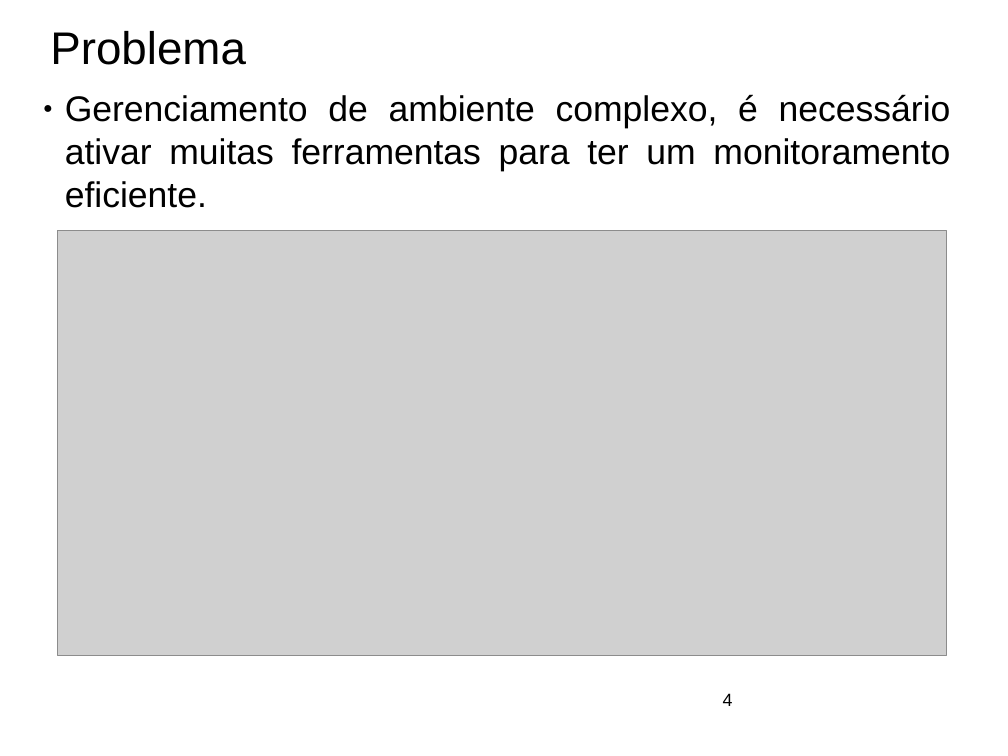
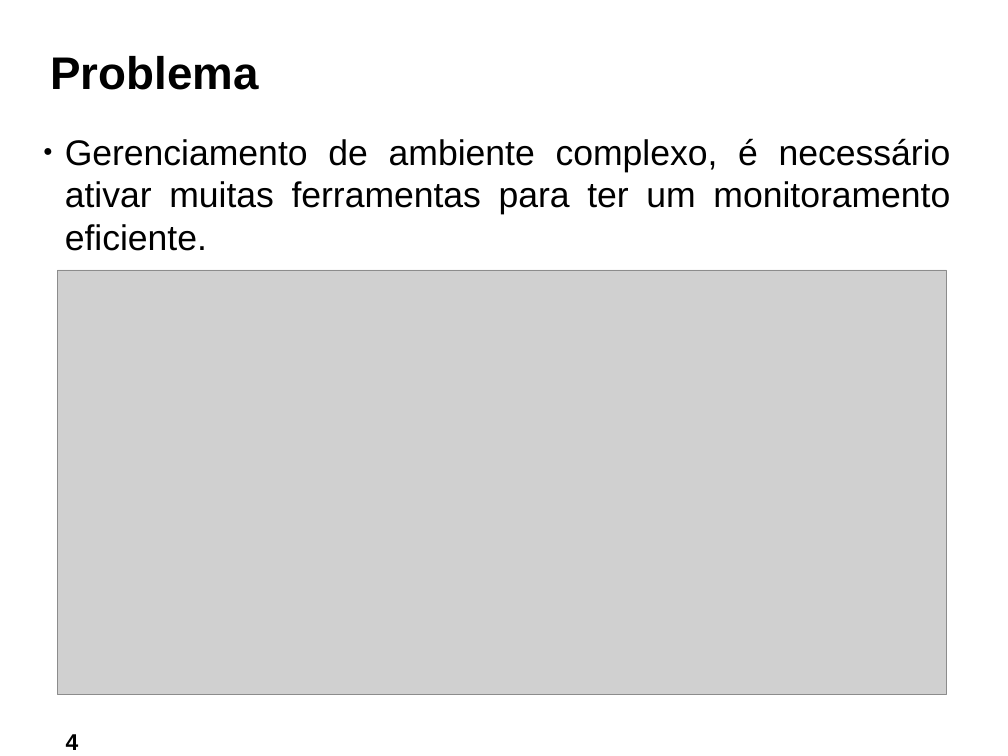
Before and after one commit to ftomasini/smdb, a slide deck: slide 4 of Documentos/FTOMASINI/FINAL/APRESENTACAO.odp. Drawn at 1008x756 pixels with LibreOffice and Linux fonts; fonts in the diff are those of the drawing; grey boxes stand for pictures; background and template pictures are left out. Boxes give left, top, right and bottom in pixels: in the first picture for what was removed or moved away, otherwise in the second. Text is boxed around its words. In the diff, an @@ line names an element or a change of style, - is before the commit and + after.

```diff
--- a/Documentos/FTOMASINI/FINAL/APRESENTACAO.odp
+++ b/Documentos/FTOMASINI/FINAL/APRESENTACAO.odp
@@ title "Problema": place and size @@
-title "Problema" at <box>50,31,246,65</box>
+title "Problema" at <box>50,56,258,90</box>
@@ title "Problema" at <box>50,56,258,90</box>: bold on @@
@@ subtitle "Gerenciamento de ambiente complexo, é ...": place and size @@
-subtitle "Gerenciamento de ambiente complexo, é ..." at <box>65,94,951,208</box>
+subtitle "Gerenciamento de ambiente complexo, é ..." at <box>65,138,951,251</box>
@@ picture: place and size @@
-picture at <box>58,231,947,656</box>
+picture at <box>58,270,947,695</box>
@@ page number: place and size @@
-page number at <box>723,693,733,706</box>
+page number at <box>66,734,79,750</box>
@@ page number at <box>66,734,79,750</box>: size 14 to 18 pt, bold on; alignment left to centre @@
```
Also in this commit, not shown: 13 other slides changed, 13 slides added, 14 slides removed, 1 other file.
